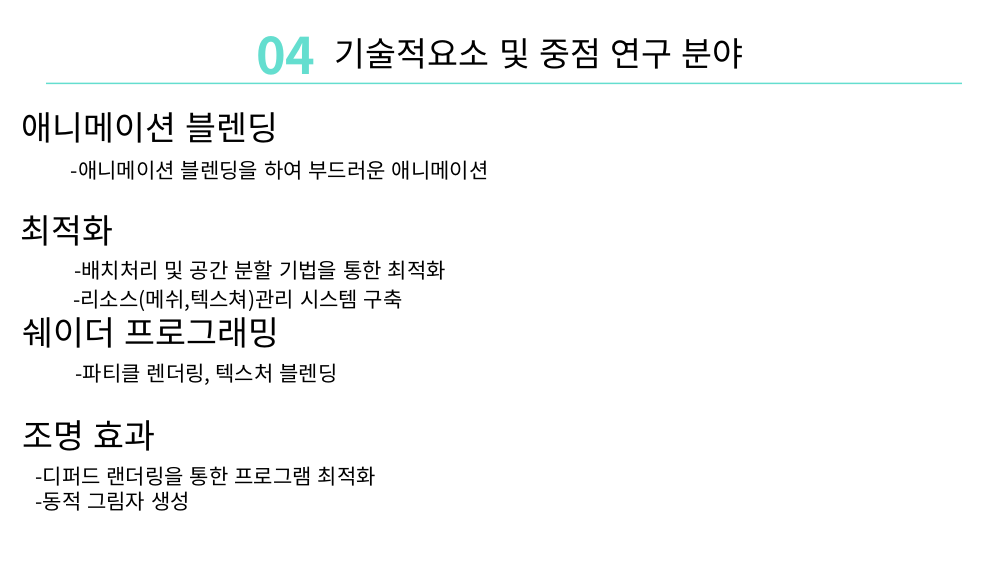
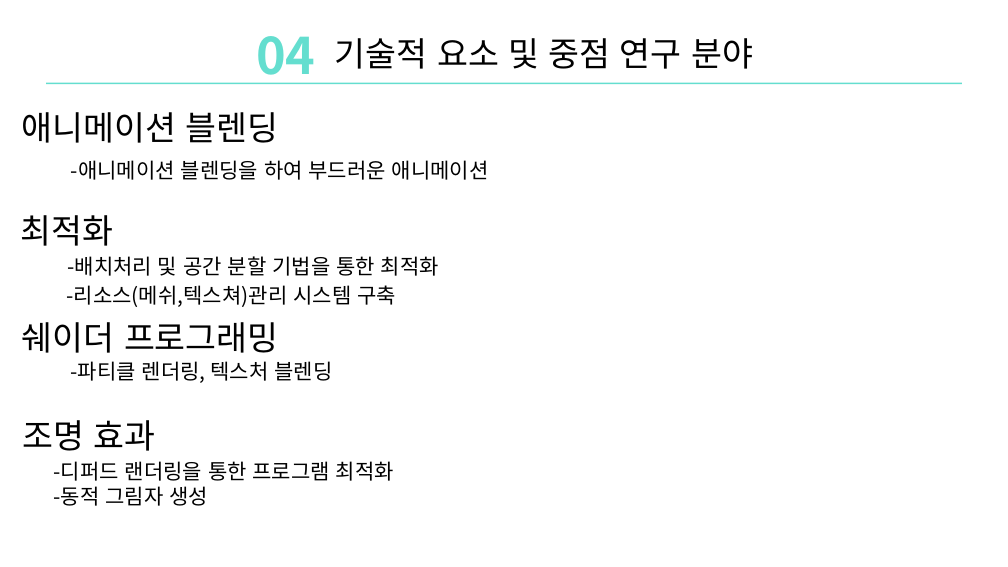
Before and after one commit to DoHanK/COLONY, a slide deck: slide 13 of 기획서/Colony_ppt발표.pptx. Drawn at 1008x567 pixels with LibreOffice and Linux fonts; fonts in the diff are those of the drawing. Boxes give left, top, right and bottom in pixels: in the first picture for what was removed or moved away, otherwise in the second. Text is boxed around its words. In the diff, an @@ line names an element or a change of style, - is before the commit and + after.

Commit message:
연구 분야 ppt
참고 및 우리 연구 분야

```diff
--- a/기획서/Colony_ppt발표.pptx
+++ b/기획서/Colony_ppt발표.pptx
@@ text at <box>335,38,753,69</box>: spaces changed @@
-기술적요소 및 중점 연구 분야
+기술적 요소 및 중점 연구 분야
@@ text "-배치처리 및 공간 분할 기법을 ...": place and size @@
-text "-배치처리 및 공간 분할 기법을 ..." at <box>74,260,446,280</box>
+text "-배치처리 및 공간 분할 기법을 ..." at <box>67,256,439,276</box>
@@ text "-리소스(메쉬,텍스쳐)관리 시스템 구축": place and size @@
-text "-리소스(메쉬,텍스쳐)관리 시스템 구축" at <box>73,289,403,311</box>
+text "-리소스(메쉬,텍스쳐)관리 시스템 구축" at <box>67,285,396,307</box>
@@ text "쉐이더 프로그래밍": place and size @@
-text "쉐이더 프로그래밍" at <box>22,317,279,348</box>
+text "쉐이더 프로그래밍" at <box>22,322,279,353</box>
@@ text "-파티클 렌더링, 텍스처 블렌딩": place and size @@
-text "-파티클 렌더링, 텍스처 블렌딩" at <box>76,363,337,385</box>
+text "-파티클 렌더링, 텍스처 블렌딩" at <box>71,361,332,383</box>
@@ text "-디퍼드 랜더링을 통한 프로그램 최적화": place and size @@
-text "-디퍼드 랜더링을 통한 프로그램 최적화" at <box>35,466,376,511</box>
+text "-디퍼드 랜더링을 통한 프로그램 최적화" at <box>53,461,394,506</box>
```
Also in this commit, not shown: 8 other slides changed, 2 other files.
